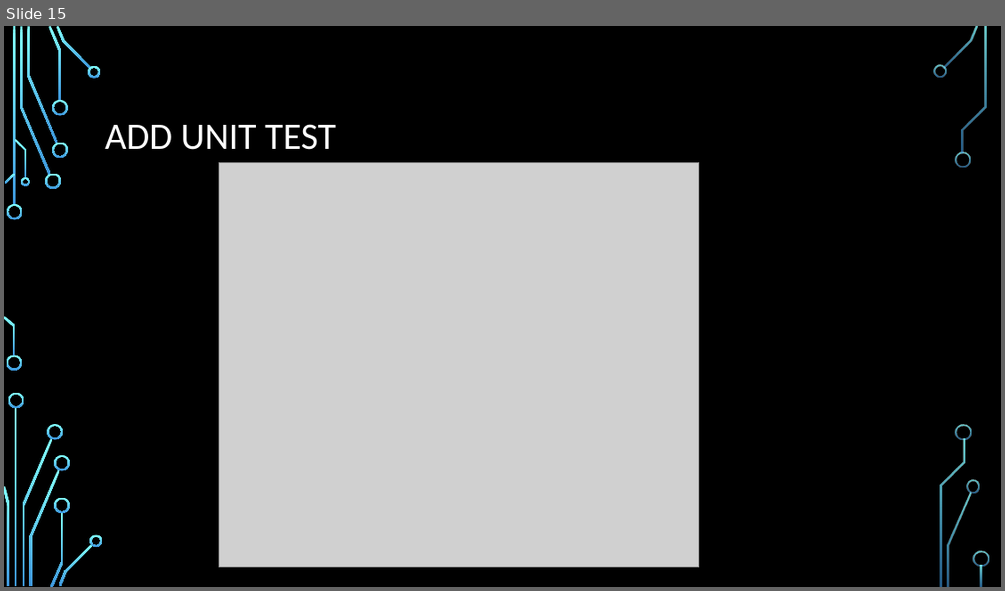
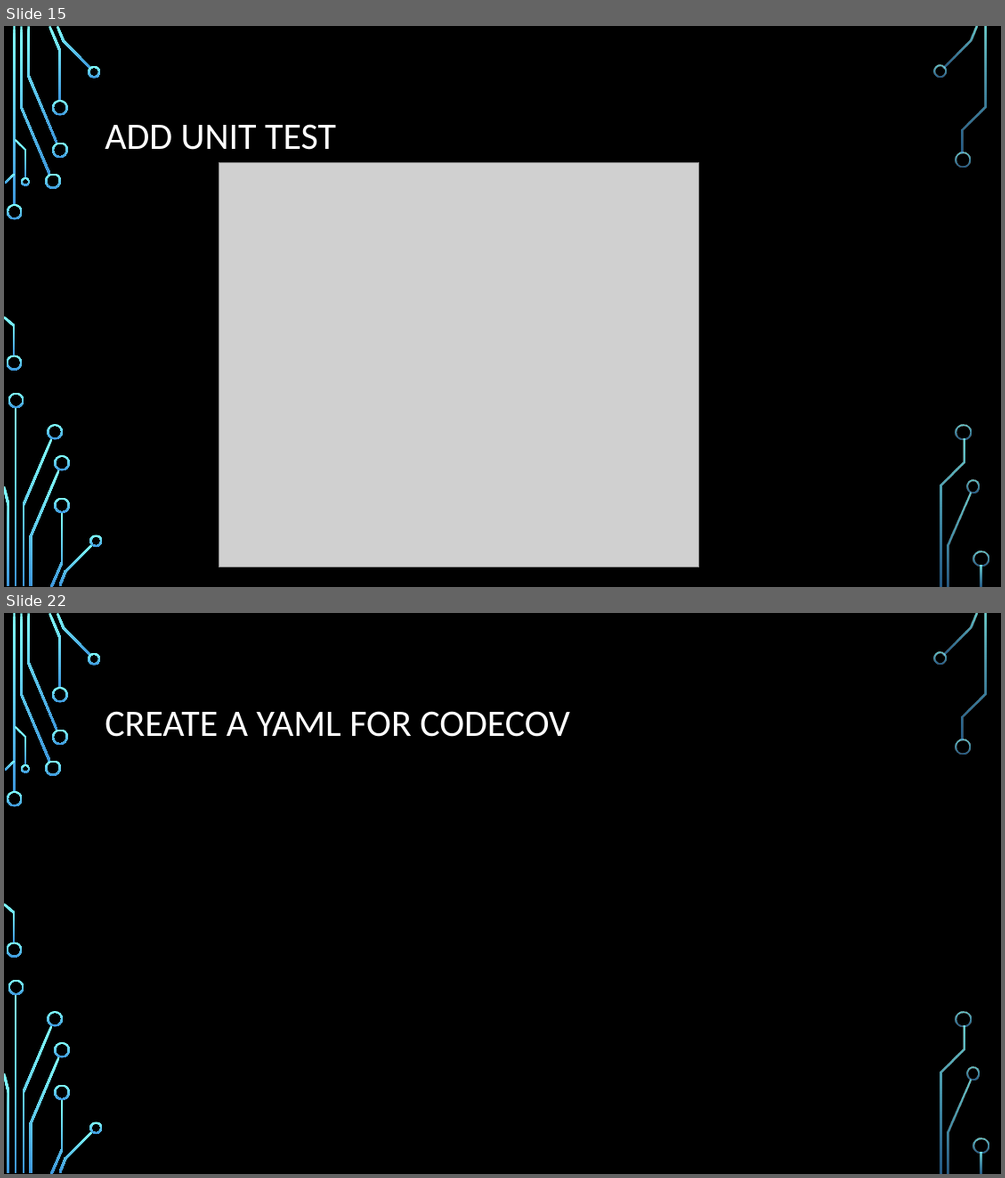
Before and after one commit to CedricAgoda/opensource-ci, a slide deck: Presentation/Full Open-Source CI.pptx. Shown one above the other, each under a label of ours: slide 15 before the commit, slides 15 and 22 after it; the slides between them are not shown. The pictures are 1005x591 and 1005x1178 pixels, drawn with LibreOffice and Linux fonts; fonts in the diff are those of the drawing; grey boxes stand for pictures; background and template pictures are left out. Boxes give left, top, right and bottom in pixels: in the first picture for what was removed or moved away, otherwise in the second. Text is boxed around its words. In the diff, an @@ line names an element or a change of style, - is before the commit and + after.

```diff
--- a/Presentation/Full Open-Source CI.pptx
+++ b/Presentation/Full Open-Source CI.pptx
@@ slide 22 added at bbox=[4, 613, 1001, 1174], background picture (left out); not listed: 36 template elements that a slide beside it also shows @@
@@ title added at bbox=[105, 711, 570, 737], 36 pt, text #FFFFFF @@
+CREATE A YAML FOR CODECOV
```
Also in this commit, not shown: 1 slide changed, 7 other slides added, 45 other files.
